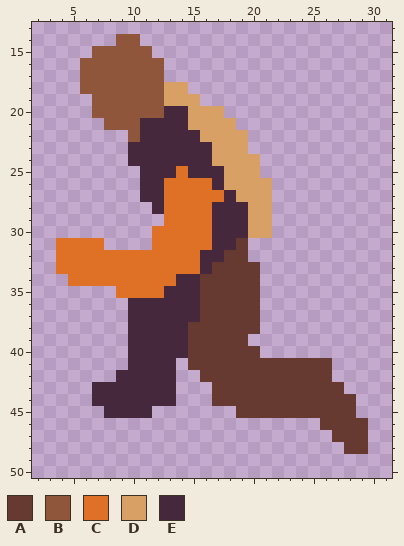
One commit to this pixel-art sprite: The Split Lock Paradox/char_06.png. Above, as it was before the edit.
The file is 32x64 pixels. Shown: x 2..31, y 13..50.
Palette (. is transparent): A #663931  B #8f563b  C #df7126  D #d9a066  E #45283c
Pixels before, first column x 4:
14 .....BB...................
15 ...BBBBB..................
16 ..BBBBBBB.................
17 ..BBBBBBB.................
18 ..BBBBBBBDD...............
19 ...BBBBBBDDD..............
20 ...BBBBBBEEDDD............
21 ....BBBEEEEDDDD...........
22 ......BEEEEEDDDD..........
23 ......EEEEEEEDDD..........
24 ......EEEEEEEDDDD.........
25 .......EEECEEEDDD.........
26 .......EECCCCEDDDD........
27 .......EECCCCCEDDD........
28 ........ECCCCEEEDD........
29 .........CCCCEEEDD........
30 ........CCCCCEEEDD........
31 CCCC....CCCCCEEA..........
32 CCCCCCCCCCCCEEAA..........
33 CCCCCCCCCCCCEAAAA.........
34 .CCCCCCCCCEEAAAAA.........
35 .....CCCCEEEAAAAA.........
36 ......EEEEEEAAAAA.........
37 ......EEEEEEAAAAA.........
38 ......EEEEEAAAAAA.........
39 ......EEEEEAAAAA..........
40 ......EEEEEAAAAAA.........
41 ......EEEE.AAAAAAAAAAAA...
42 .....EEEEE..AAAAAAAAAAA...
43 ...EEEEEEE...AAAAAAAAAAA..
44 ...EEEEEEE...AAAAAAAAAAAA.
45 ....EEEE.......AAAAAAAAAA.
46 ......................AAAA
47 .......................AAA
48 ........................AA
The same view after the edit:
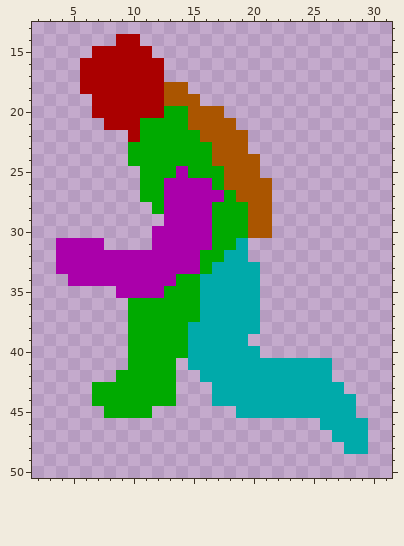
The exact change:
colour A: #663931 -> #00aaaa
colour B: #8f563b -> #aa0000
colour C: #df7126 -> #aa00aa
colour D: #d9a066 -> #aa5500
colour E: #45283c -> #00aa00
Boxes around the changes in both pictures, in picture pixels (x1, y1, x2, y2):
changed: (56, 34, 368, 454)
